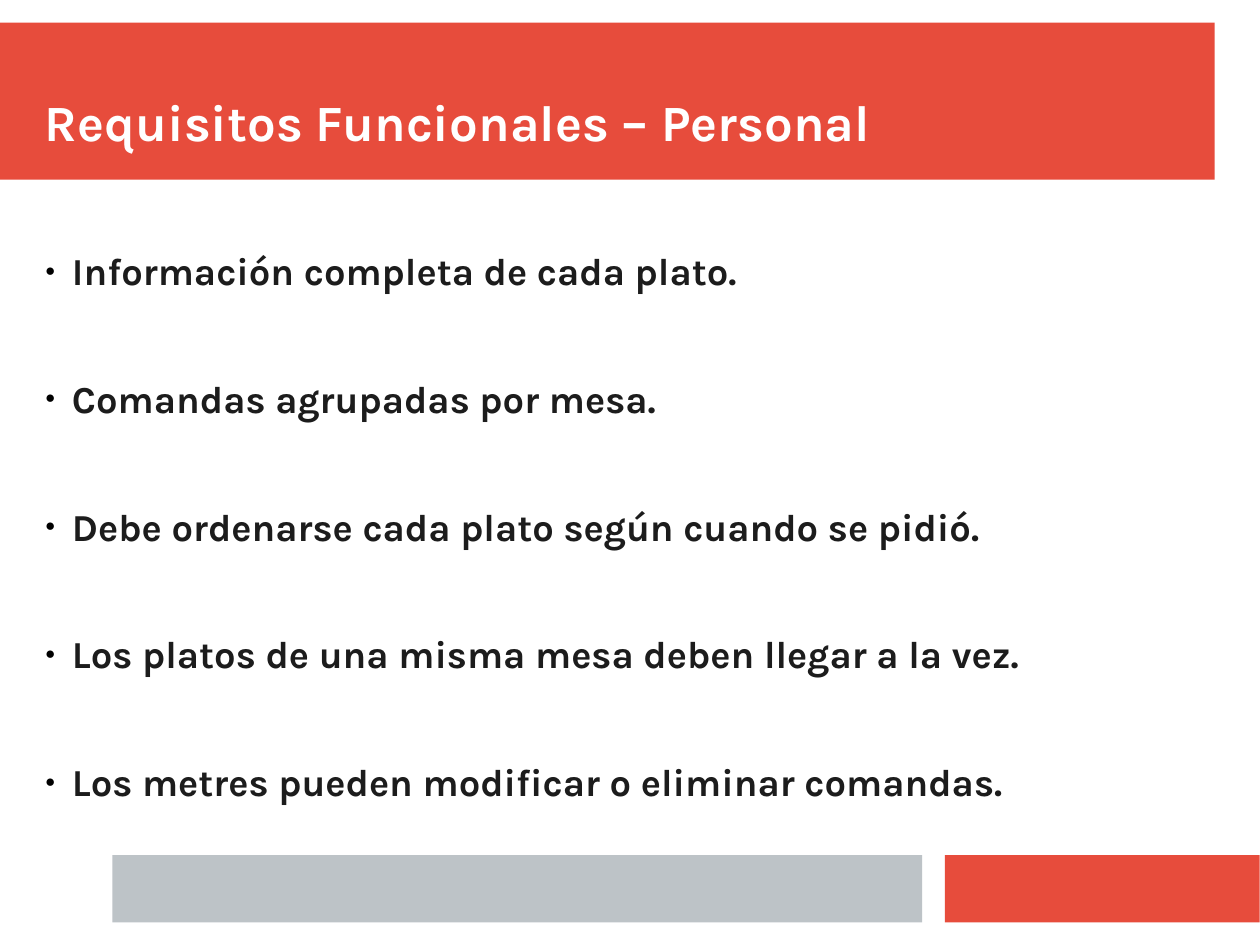
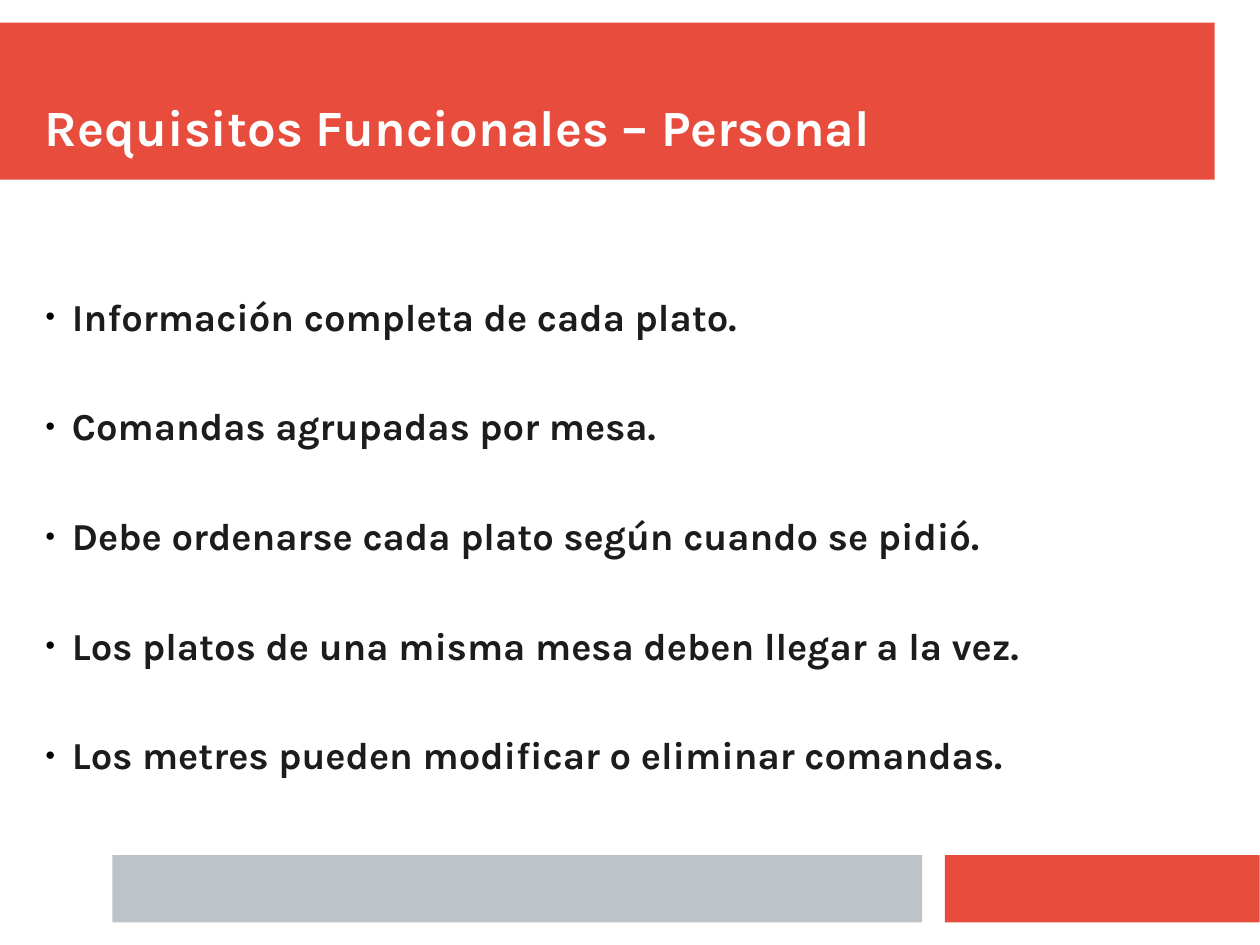
Before and after one commit to Juanba1998/APP-Restaurante, a slide deck: slide 13 of Material/Presentación/Presentacion Final.pptx. Drawn at 1260x945 pixels with LibreOffice and Linux fonts; fonts in the diff are those of the drawing. Boxes give left, top, right and bottom in pixels: in the first picture for what was removed or moved away, otherwise in the second. Text is boxed around its words. In the diff, an @@ line names an element or a change of style, - is before the commit and + after.

```diff
--- a/Material/Presentación/Presentacion Final.pptx
+++ b/Material/Presentación/Presentacion Final.pptx
@@ text "Requisitos Funcionales – Personal": place and size @@
-text "Requisitos Funcionales – Personal" at (45, 105, 870, 153)
+text "Requisitos Funcionales – Personal" at (45, 110, 870, 158)
@@ text "Información completa de cada plato." at (72, 301, 1019, 778): line spacing 1 to 2 @@
```
Also in this commit, not shown: 10 other slides changed, 1 slide added, 1 slide removed.
